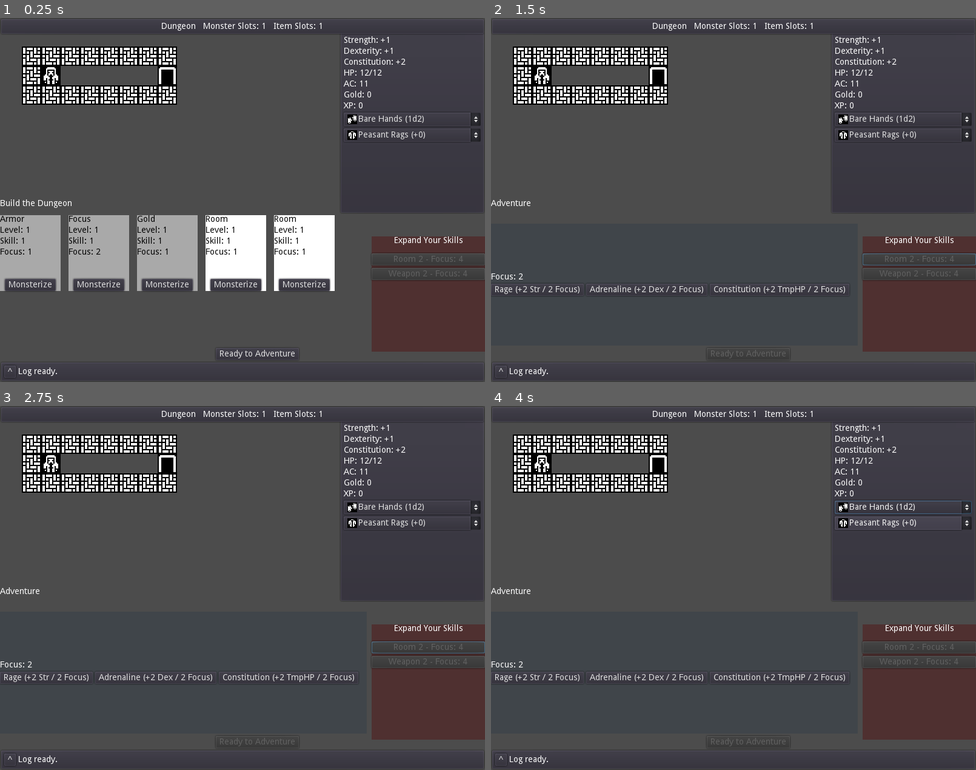
Above: before the commit, frames 1-4 (two rows, left to right).
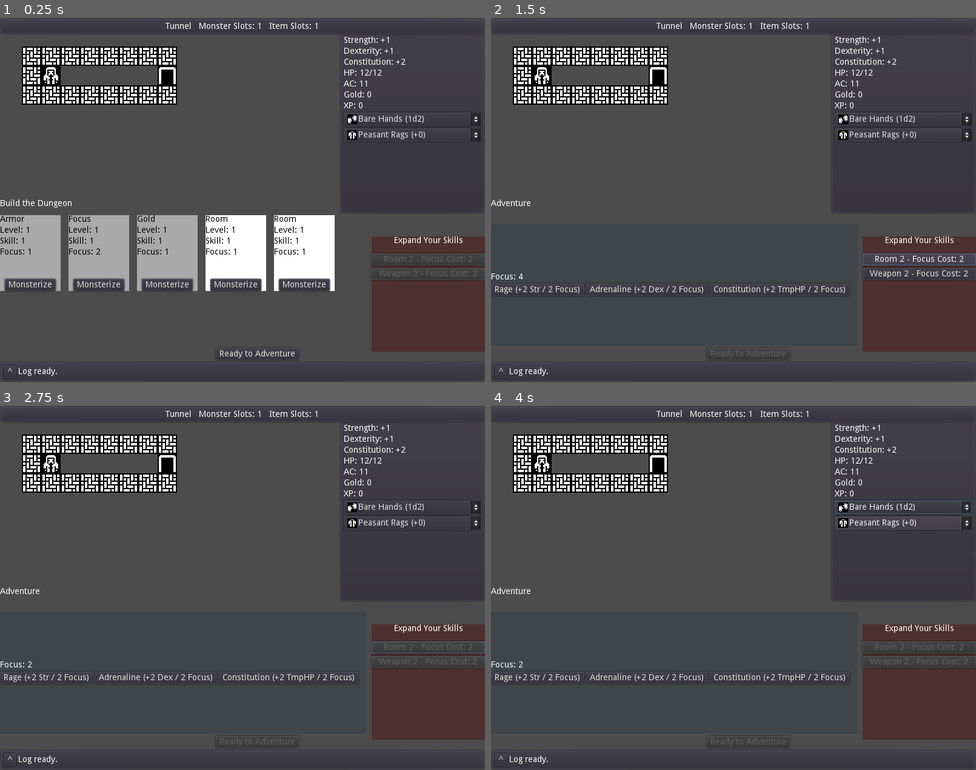
Above: after the commit, the same moments.

Repository: doctor-g/7DRL-2021
Game: Godot game, scene res://src/Game.tscn
The game is run twice, just before and just after one commit, with the same random seed, the same clock (stepped at 60 frames per second) and the same inputs.
Inputs (mouse positions are in pixels of both pictures, inside the frame that each line leads up to):
- Up to frame 1 (0.25 s): no input
- Up to frame 2 (1.5 s): click "Ready to Adventure" at 0.5 s; click (917, 258) at 1.25 s, where only the run before the commit has a clickable "Room 2 - Focus: 4"
- Up to frame 3 (2.75 s): click (426, 646) at 2 s, where only the run after the commit has a clickable "Room 2 - Focus Cost: 2"
- Up to frame 4 (4 s): click "Bare Hands (1d2)" at 2.75 s; click "Peasant Rags (+0)" at 3.5 s

The runs differ from the first frame. In frame 1, 0.4% of the frame differs, in the area x 33-99%, y 1-72%; in frame 2, 0.6%, in the area x 5-99%, y 1-72%; in frame 3, 0.4%; in frame 4, 0.4%.

Commit message:
Implement level 3 items, rooms, and monsters

Diff:
--- a/project/src/Card.gd
+++ b/project/src/Card.gd
@@ -10,6 +10,7 @@
 var level := 1
 var skill := level
 var focus := 1
+var cost := 4
 
 var _playable := false
 
--- a/project/src/Cards/ArmorCard.gd
+++ b/project/src/Cards/ArmorCard.gd
@@ -10,6 +10,11 @@
 		[ "Ring Mail", +4, 82 ],
 		[ "Studded Leather", +3, 80 ],
 		[ "Chain Mail", +4, 82 ]
+	],
+	3: [
+		[ "Banded Mail", +5, 84],
+		[ "Plate Mail", +6, 83],
+		[ "Full Plate Mail", +7, 83]
 	]
 }
 
--- a/project/src/Cards/GoldCard.gd
+++ b/project/src/Cards/GoldCard.gd
@@ -1,8 +1,9 @@
 extends "res://src/Cards/ItemCard.gd"
 
 var _range = {
-	1: "2d10",
-	2: "5d6"
+	1: "2d6",
+	2: "4d6",
+	3: "6d6"
 }
 
 func _init():
--- a/project/src/Cards/RoomCard.gd
+++ b/project/src/Cards/RoomCard.gd
@@ -1,4 +1,77 @@
 extends "res://src/Card.gd"
+
+var _maps = {
+	1: [
+		{
+			"name": "Small Chamber",
+			"tiles": [
+				"########",
+				"#   I  #",
+				"#S    MD",
+				"#   I  #",
+				"########",
+			]
+		},
+		{
+			"name": "Guard Room",
+			"tiles": [
+				"########",
+				"#     ID",
+				"#S M M #",
+				"#     I#",
+				"########"
+			]
+		},
+		{
+			"name": "Collapsed Room",
+			"tiles": [
+				" #######",
+				"##     #",
+				"#S  M ID",
+				"#     ##",
+				"####### "
+			]
+		}
+	],
+	2: [
+		{
+			"name": "Great Room",
+			"tiles": [
+				"##########",
+				"#       I#",
+				"#       MD",
+				"#S   M  M#",
+				"#       I#",
+				"##########"
+			]
+		},
+		{
+			"name": "Den",
+			"tiles":[
+				"##########",
+				"#M      M#",
+				"#S      ID",
+				"#     I  #",
+				"#M     IM#",
+				"##########"
+			]
+		}
+	],
+	3: [
+		{
+			"name": "Treasure Room",
+			"tiles": [
+				"##########",
+				"#        D",
+				"#        #",
+				"#S      M#",
+				"#     MMI#",
+				"#    MIII#",
+				"##########"
+			]
+		}
+	]
+}
 
 
 func _init():
@@ -11,15 +84,7 @@
 
 
 func play(game:Game) -> void:
-	var sample = {
-		"name": "The Great Room",
-		"level": 1,
-		"tiles": [
-			"########",
-			"#   I  #",
-			"#S    MD",
-			"#   I  #",
-			"########",
-		]
-	}
-	game.get_node("Dungeon").replace(sample)
+	var options = _maps[level]
+	var conf = options[randi() % options.size()]
+	conf["level"] = level
+	game.get_node("Dungeon").replace(conf)
--- a/project/src/Cards/WeaponCard.gd
+++ b/project/src/Cards/WeaponCard.gd
@@ -10,6 +10,11 @@
 		[ "Longsword", "1d8", 368 ],
 		[ "Mace", "2d4", 421 ],
 		[ "Spiked Club", "1d6+1", 129 ]
+	],
+	3: [
+		[ "Magic Longsword", "1d8+2", 320],
+		[ "BattleAxe", "1d10", 375],
+		[ "Greatsword", "1d8+1", 465]
 	]
 }
 
--- a/project/src/Dungeon/Dungeon.gd
+++ b/project/src/Dungeon/Dungeon.gd
@@ -5,6 +5,7 @@
 signal changed
 
 var hero : Pawn
+var room_name :String
 
 var tile_size := 32 # Default tile size scaled by 2
 
@@ -23,6 +24,7 @@
 
 const _TUNNEL = {
 	"level": 0,
+	"name": "Tunnel",
 	"tiles": [
 		"########",
 		"#S  MI D",
@@ -83,6 +85,7 @@
 
 
 func _load(conf):
+	room_name = conf["name"]
 	_level = conf["level"]
 	var height = conf["tiles"].size()
 	var width = conf["tiles"][0].length()
--- a/project/src/Game.gd
+++ b/project/src/Game.gd
@@ -81,9 +81,11 @@
 	_update_cards()
 
 
-func add_to_discard(card):
-	card.disconnect("played", self, "_on_Card_played")
-	card.disconnect("monsterized", self, "_on_Card_monsterized")
+func add_to_discard(card:Node):
+	if card.is_connected("played", self, "_on_Card_played"):
+		card.disconnect("played", self, "_on_Card_played")
+	if card.is_connected("monsterized", self, "_on_Card_monsterized"):
+		card.disconnect("monsterized", self, "_on_Card_monsterized")
 	_discard.append(card)
 
 
@@ -123,7 +125,6 @@
 	while $CardPanel.count_cards() > 0:
 		var child = $CardPanel.get_card(0)
 		_set_focus(focus + child.focus)
-		child.disconnect("played", self, "_on_Card_played")
 		$CardPanel.remove(child)
 		_discard.append(child)
 	$CardsDoneButton.disabled = true
--- a/project/src/MonsterFactory.gd
+++ b/project/src/MonsterFactory.gd
@@ -11,6 +11,11 @@
 		[ "Orc", 8, "1d6", 12, 457 ],
 		[ "Skeleton", 10, "1d4+1", 10, 317],
 		[ "Bandit", 8, "1d6+1", 11, 76 ]
+	],
+	3: [
+		[ "Ghost", 12, "2d4", 14, 314 ],
+		[ "Golem", 16, "1d8", 10, 318 ],
+		[ "Cyclops", 12, "2d4", 12, 456 ]
 	]
 }
 
--- a/project/src/UI/GameOverPopup.gd
+++ b/project/src/UI/GameOverPopup.gd
@@ -1,7 +1,7 @@
 extends Popup
 
 func prepare(hero:HeroPawn):
-	$PanelContainer/VBoxContainer/XPLabel.text = "XP: %d" % hero.xp
+	$PanelContainer/VBoxContainer/ScoreLabel.text = "SCore: %d" % (hero.xp + hero.gold)
 
 
 func _on_PlayAgainButton_pressed():
--- a/project/src/UI/GameOverPopup.tscn
+++ b/project/src/UI/GameOverPopup.tscn
@@ -37,11 +37,11 @@
 text = "You have perished."
 align = 1
 
-[node name="XPLabel" type="Label" parent="PanelContainer/VBoxContainer"]
+[node name="ScoreLabel" type="Label" parent="PanelContainer/VBoxContainer"]
 margin_top = 133.0
 margin_right = 286.0
 margin_bottom = 147.0
-text = "XP: 123"
+text = "Score: "
 align = 1
 
 [node name="PlayAgainButton" type="Button" parent="PanelContainer/VBoxContainer"]
--- a/project/src/UI/RoomInfoPanel.gd
+++ b/project/src/UI/RoomInfoPanel.gd
@@ -4,10 +4,11 @@
 onready var _items_label := $HBoxContainer/ItemsLabel
 
 func bind_to(dungeon):
-	$HBoxContainer/NameLabel.text = dungeon.name
+	$HBoxContainer/NameLabel.text = dungeon.room_name
 	dungeon.connect("changed", self, "_on_Dungeon_changed", [dungeon])
 	_on_Dungeon_changed(dungeon) # Update based on initial room.
 
 func _on_Dungeon_changed(dungeon):
+	$HBoxContainer/NameLabel.text = dungeon.room_name
 	_monsters_label.text = "Monster Slots: %d" % dungeon.count_unused_monster_slots()
 	_items_label.text = "Item Slots: %d" % dungeon.count_unused_item_slots()
--- a/project/src/UI/ShopPanel.gd
+++ b/project/src/UI/ShopPanel.gd
@@ -3,6 +3,8 @@
 const _CARDS = [ "Weapon", "Armor", "Gold", "Room"]
 const _OFFER_SIZE := 2
 const _CARD_SCENE := preload("res://src/Card.tscn")
+
+export var chance_of_level_3 := 0.2
 
 var _game : Game
 
@@ -28,12 +30,15 @@
 		var type : String = _CARDS[type_index]
 		var card = _CARD_SCENE.instance()
 		card.set_script(load("res://src/Cards/%sCard.gd" % type))
-		card.level = 2
+		card.level = 2 if randf() > chance_of_level_3 else 3
+		card.focus = card.level
+		card.cost = card.level * 2
 
-		var button : Button = Button.new()
+		var button : CardButton = CardButton.new()
 		button.disabled = true
-		button.text = "%s 2 - Focus: 4" % card.title
+		button.text = "%s %d - Focus Cost: %d" % [card.title, card.level, card.focus]
 		button.connect("pressed", self, "_on_Shop_button_pressed", [card])
+		button.card = card
 		$ButtonBox.add_child(button)
 
 
@@ -43,7 +48,7 @@
 
 func _on_Shop_button_pressed(card):
 	_game.add_to_discard(card)
-	_game.focus -= 4 # TODO variable costs.
+	_game.focus -= card.focus
 
 
 func _set_disabled(value):
@@ -53,4 +58,8 @@
 
 func _update_button_disabled_state():
 	for button in $ButtonBox.get_children():
-		button.disabled = disabled or _game.focus < 4 # TODO variable costs.
+		button.disabled = disabled or _game.focus < button.card.cost
+
+
+class CardButton extends Button:
+	var card
